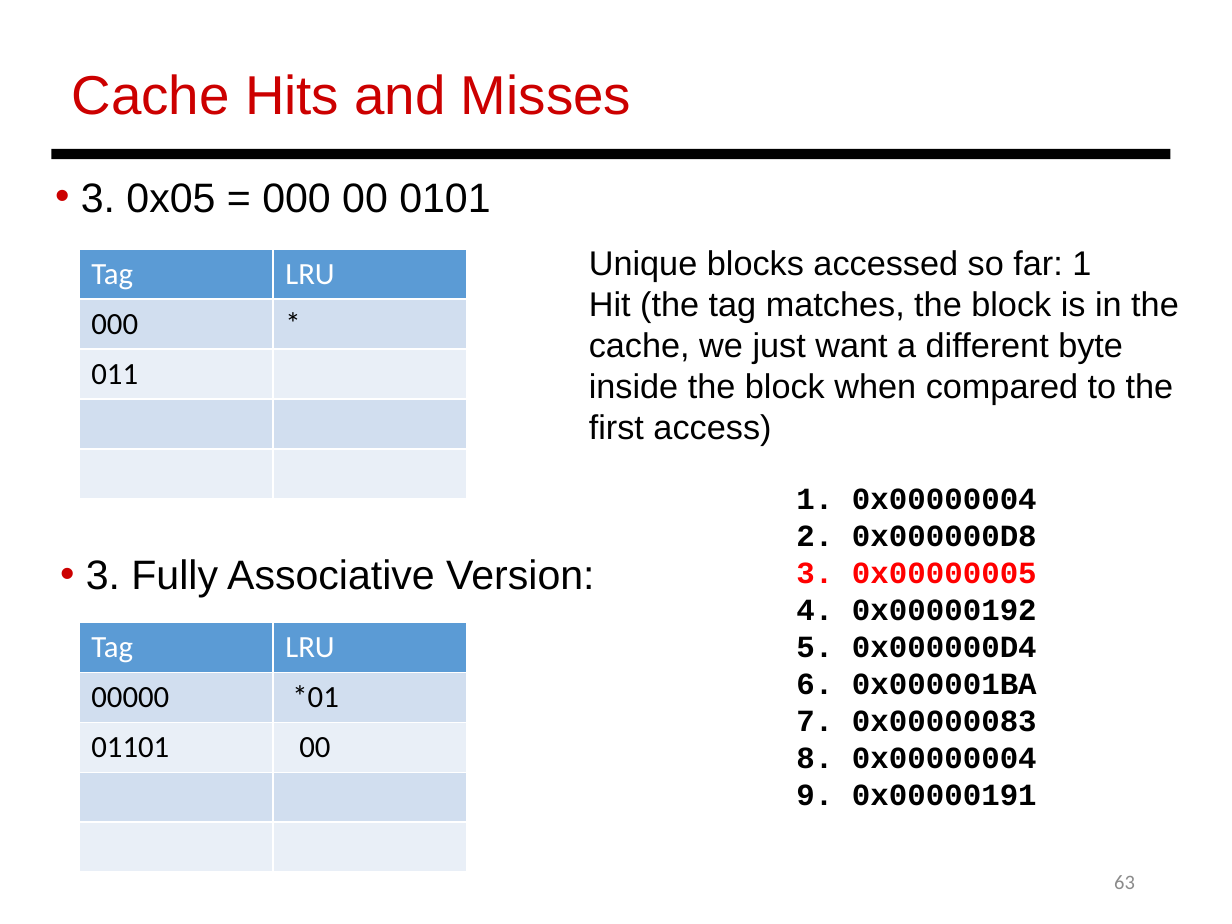
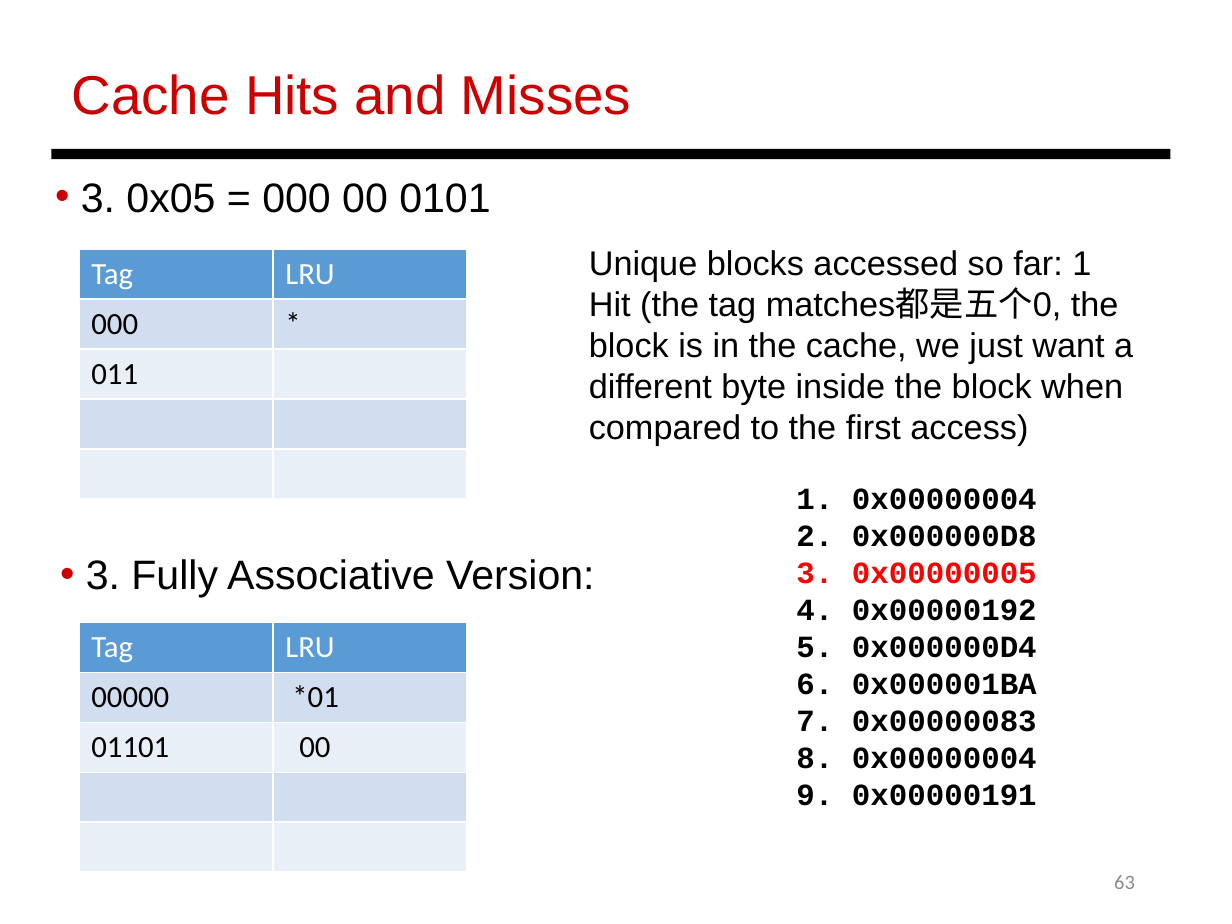
Before and after one commit to LjBLincoln/Computer-Organization, a slide deck: slide 63 of PPT/Review.pptx. Drawn at 1232x924 pixels with LibreOffice and Linux fonts; fonts in the diff are those of the drawing. Boxes give left, top, right and bottom in pixels: in the first picture for what was removed or moved away, otherwise in the second. Text is boxed around its words. In the diff, an @@ line names an element or a change of style, - is before the commit and + after.

```diff
--- a/PPT/Review.pptx
+++ b/PPT/Review.pptx
@@ text at bbox=[589, 289, 1133, 446]: text changed @@
-Hit (the tag matches, the block is in the cache, we just want a different byte inside the block when compared to the first access)
+Hit (the tag matches都是五个0, the block is in the cache, we just want a different byte inside the block when compared to the first access)
```
Also in this commit, not shown: 12 other slides changed, 10 other files.
